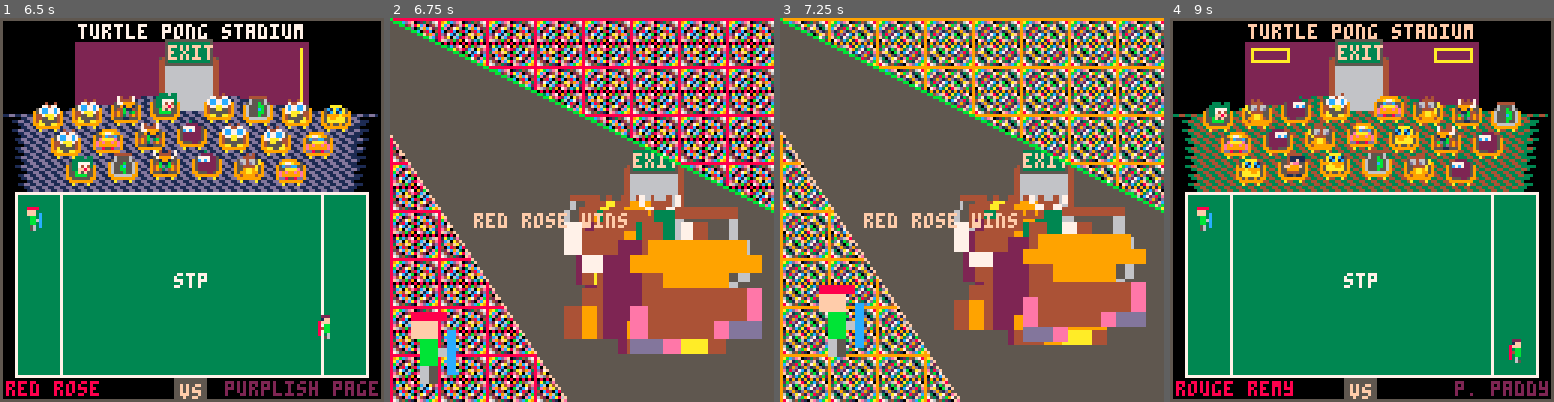
Above: before the commit, frames 1-4 (left to right).
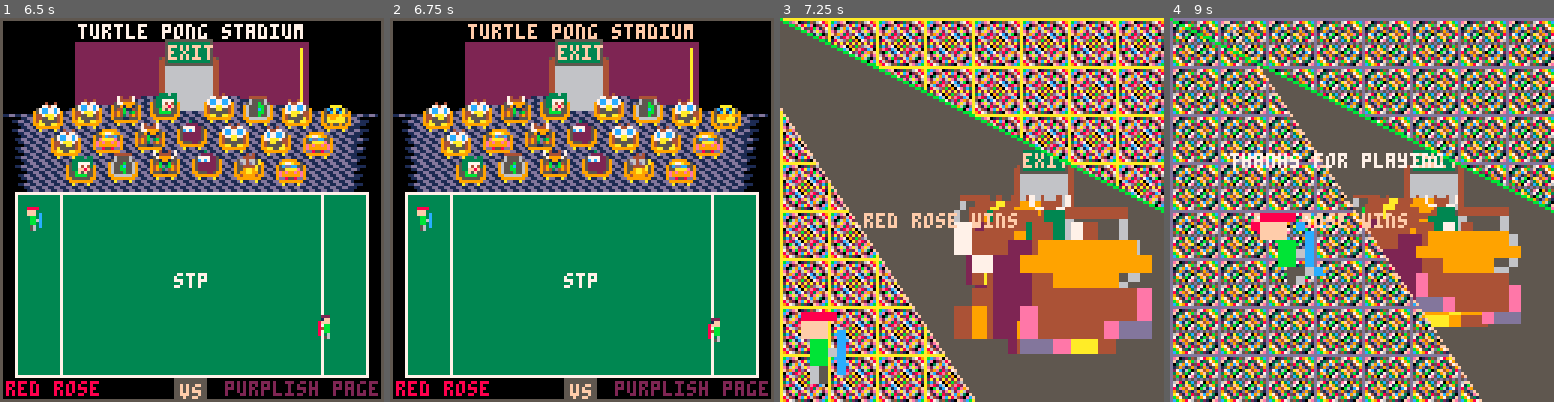
Above: after the commit, the same moments.

Repository: topromulan/STP4
Game: PICO-8 cartridge stp4.p8
Two runs of this game, one before a commit and one after it. Both use one fixed random seed, a clock stepped at 60 frames per second and the inputs below.
Inputs:
- Up to frame 1 (6.5 s): tap O (Z key) at 0.33, 0.7, 1.43, 2.22, 3.1, 3.98, 4.87, 5.75 s; tap X (X key) at 1.07, 2.07, 2.4, 2.73, 3.07, 3.4, 3.73, 4.07, 4.4, 4.73, 5.07, 5.4, 5.73, 6.07, 6.4 s; hold Left 1.97-2.37 s; hold Down 2.42-2.82 s; hold Right 2.87-3.53 s; hold Up 3.58-4.08 s; hold Right 4.13-4.53 s; hold Down 4.58-5.08 s; hold Left 5.13-5.8 s; hold Up 5.85-6.18 s; hold Left from 6.23 s (still down)
- Up to frame 2 (6.75 s): release Left at 6.63 s; tap O (Z key) at 6.63 s; hold Down from 6.68 s (still down); tap X (X key) at 6.73 s
- Up to frame 3 (7.25 s): tap X (X key) at 7.07 s; release Down at 7.08 s; hold Right from 7.13 s (still down)
- Up to frame 4 (9 s): tap X (X key) every 0.33 s from 7.4 to 8.73 s; tap O (Z key) at 7.52, 8.4 s; release Right at 7.8 s; hold Up 7.85-8.35 s; hold Right 8.4-8.8 s; hold Down from 8.85 s (still down)

Frame 1 is identical in both runs. In frame 2, 94% of the frame differs, in the area x 0-100%, y 0-100%; in frame 3, 51%; in frame 4, 95%.

Commit message:
scheduled sfx

Diff:
--- a/stp4.p8
+++ b/stp4.p8
@@ -107,7 +107,7 @@
  if(intro_ending) then
   if(intro_ending_at==nil) then
    intro_ending_at=cycles+55
-   sfx(10) sfx(11) sfx(17)
+   sfx(10) sfx(11) schedule_sfx(17,21+flr(rnd(5)))
   end
   if(cycles>intro_ending_at) play_game()
   rainfloor+=0.11
@@ -131,6 +131,7 @@
 
  if(lx==50) then sfx(0) end
 
+ sound_effect_mgmt()
 end
 
 function intro_draw()
@@ -587,7 +588,7 @@
   end
   players[scoring_player].score+=1
   stadium.display.digit_heights[scoring_player]=2
-  sfx(1)
+  schedule_sfx(1,7)--lets clapping begin first
   oddball.upforgrabs=true
   if(players[1].score<9 and players[2].score<9) then
    oddball.service_time=cycles+20+rnd(5)
@@ -595,17 +596,18 @@
    sfx(16)
   else
    --winner winner chicken dinner
-   oddball.service_time=cycles+55+rnd(10)
+   oddball.service_time=cycles+55+rnd(10)+12
    players[scoring_player].dancing=true
-   sfx(10) sfx(11)
-   poke(0x3681,180)--3241+10*44
+   schedule_sfx(10,10) schedule_sfx(11,11)
+   poke(0x3681,80)--3241+10*44
    sfx(16)
-   poke(0x36c5,120)
-   sfx(17)
-
+   poke(0x36c5,180)
+--   schedule_sfx(17,20) --only if compress music into a 3track
   end
   players[scoring_player].dancing=true
  end
+
+ sound_effect_mgmt()
 end
 
 function shuffle_audience_timing()
@@ -940,8 +942,20 @@
  return((cycles/8+x*y)%16)
 end
 
-
-
+function sound_effect_mgmt()
+ if(scheduled_sfx==nil) scheduled_sfx={}
+ foreach(scheduled_sfx,
+  function(x)
+   if(cycles>=x[2]) then
+    sfx(x[1])
+    del(scheduled_sfx,x)
+   end
+  end
+ )
+end
+function schedule_sfx(s,o)
+ add(scheduled_sfx,{s,cycles+o})
+end
 __gfx__
 00000000000000000000000000000000000000000000000000000000000000000000000000888800002220000000000000088000000000000000000000000000
 00000000000000000000000000000000000000000000000000000000000000000000000000fff000001ff0000084000000044000000008800000000000000000
Not shown, changed: the sound effects (__sfx__) section of stp4.p8
